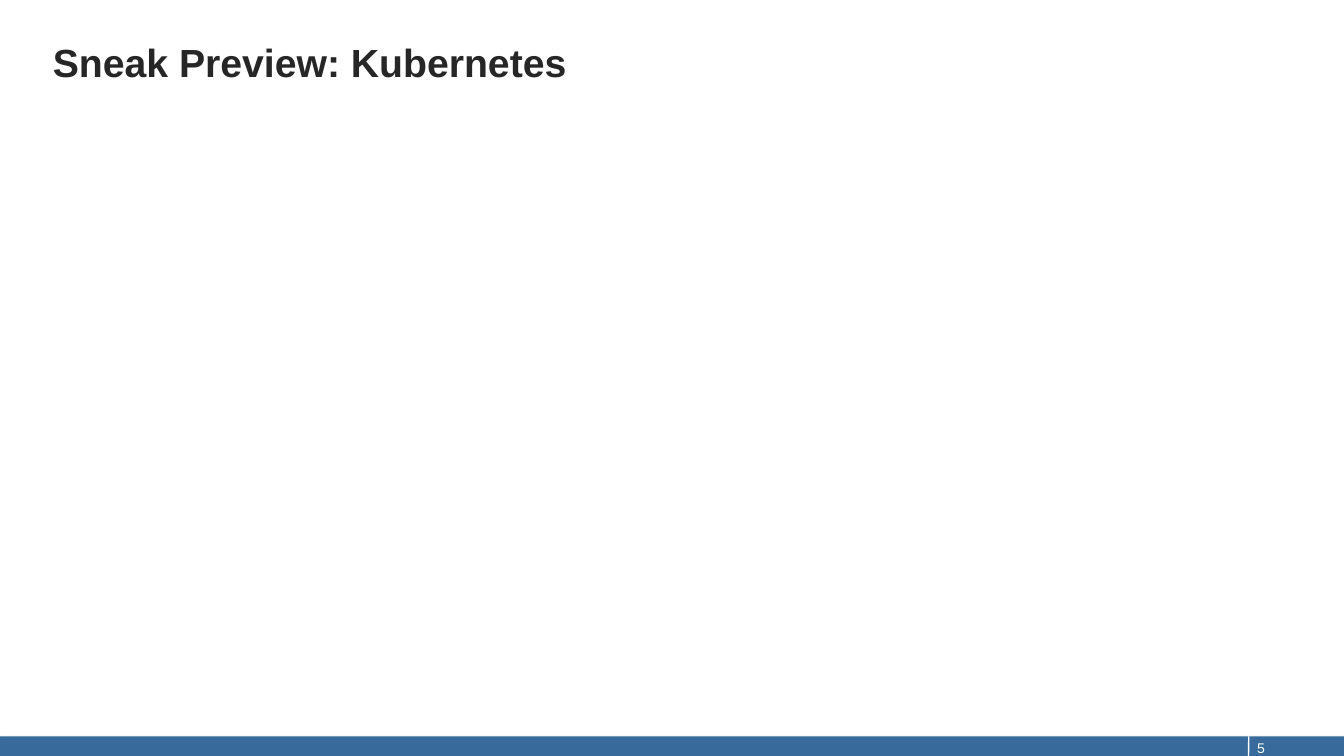
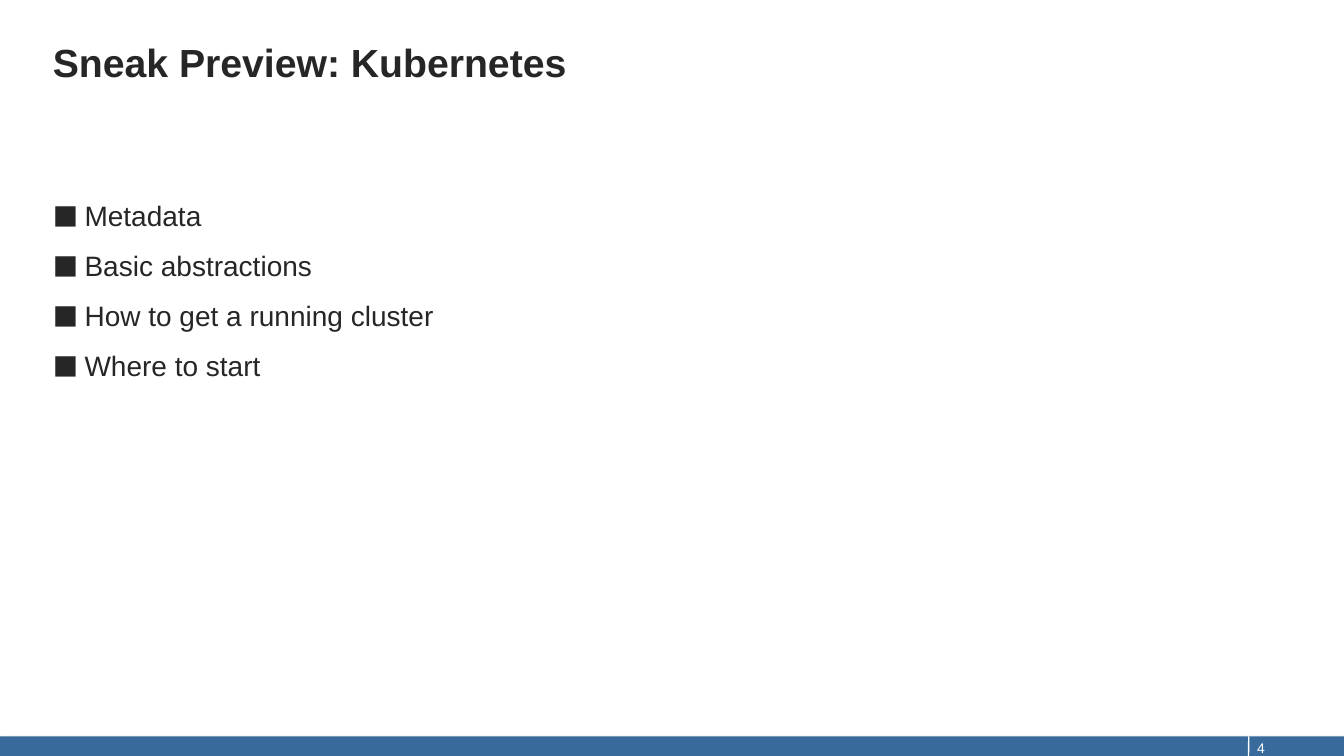
Before and after one commit to qaware/hitchhikers-guide-cloudnative, a slide deck: slide 4 of slides/05-summary.pptx (slide 5 before the commit). Drawn at 1344x756 pixels with LibreOffice and Linux fonts; fonts in the diff are those of the drawing. Boxes give left, top, right and bottom in pixels: in the first picture for what was removed or moved away, otherwise in the second. Text is boxed around its words. In the diff, an @@ line names an element or a change of style, - is before the commit and + after.

```diff
--- a/slides/05-summary.pptx
+++ b/slides/05-summary.pptx
@@ text added at (x1=85, y1=205, x2=434, y2=377), 20 pt, text #262626 @@
+■ Metadata
+■ Basic abstractions
+■ How to get a running cluster
+■ Where to start
@@ page number at (x1=1257, y1=743, x2=1265, y2=753): text changed @@
-5
+4
```
Also in this commit, not shown: 3 other slides changed, 1 slide added, 1 slide removed.
